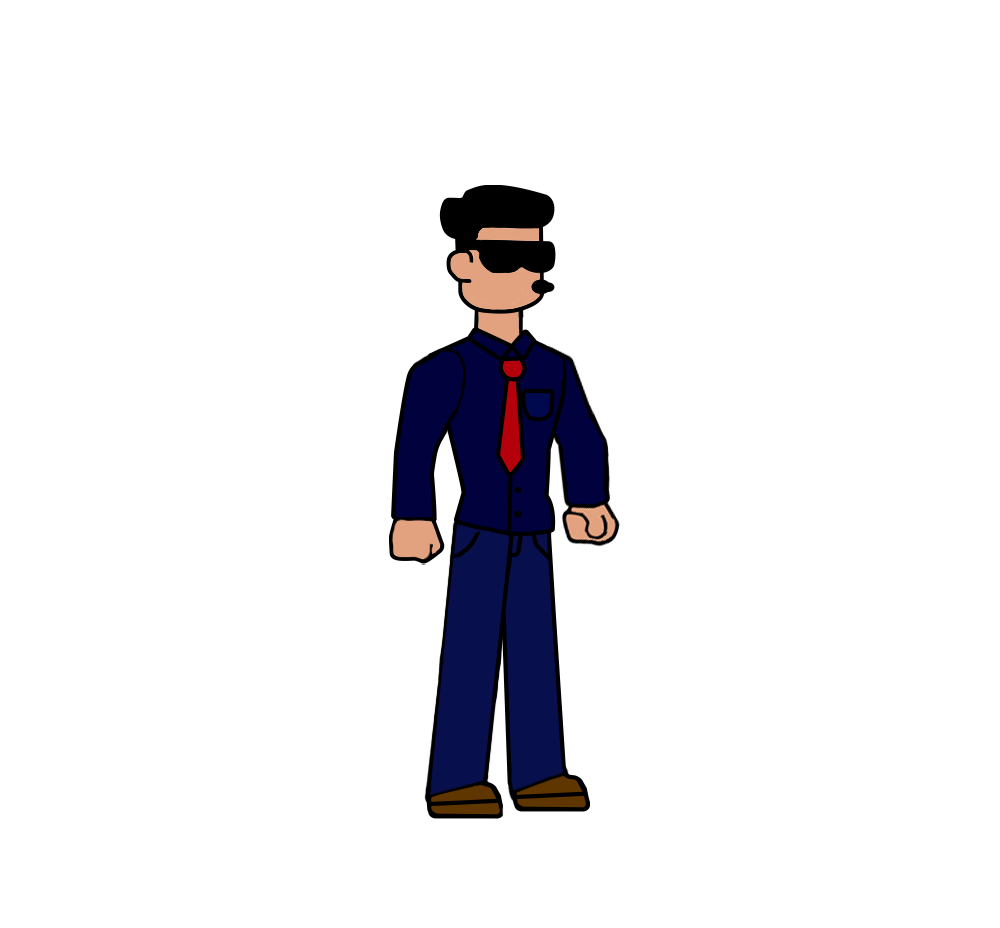
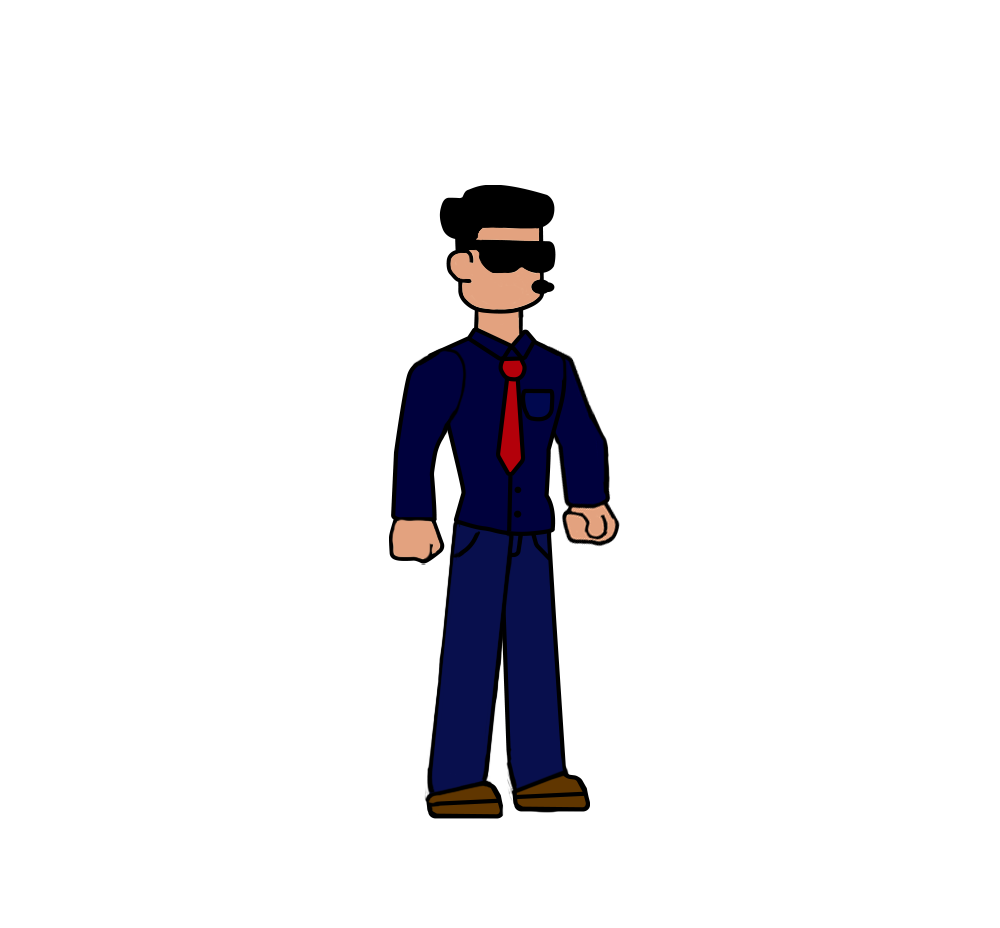
Layer changes from the first 1000px x 928px image to the second:
painted on "left shoes" over (x1=424, y1=780, x2=493, y2=811)
painted on "Left Leg" over (x1=424, y1=754, x2=491, y2=811)
painted on "right shoes" over (x1=511, y1=769, x2=564, y2=794)
painted on "Right Leg" over (x1=506, y1=748, x2=564, y2=813)
